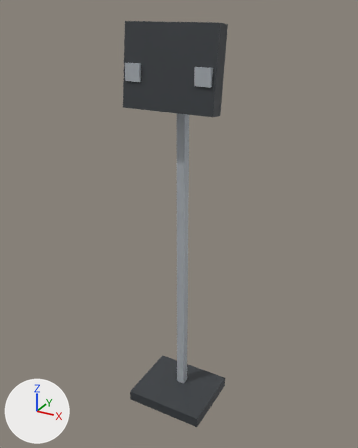
Two versions of the glTF model prototype/public/company-assets/device-collection/fill-light-panel/v1/model.glb, one commit apart.
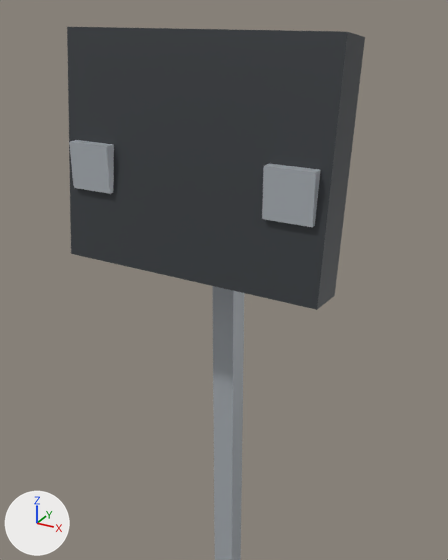
Each version appears first whole from a 50 mm lens placed at (1.021, -1.851, 1.928), pointed at (-0.009, 0.022, 0.991), and next in a close-up from a 50 mm lens placed at (0.456, -0.805, 1.898), pointed at (0.052, -0.071, 1.531). Lighting does not change. The marker at lower left points along +X, +Y and +Z. The first two pictures are the older version. Where no turn or scale is listed for an object, it has been applied to the vertices.

Before the edit, the objects in view are built like this:
```python
me_mesh_1 = bpy.data.meshes.new('Mesh_1')
me_mesh_1.from_pydata(...)  # a box spanning x -0.02..0.02, y -0.02..0.02, z -0.82..0.82
me_mesh_1.materials.append(mat_material_1)  # grey #b1b7bd
me_mesh_3 = bpy.data.meshes.new('Mesh_3')
me_mesh_3.from_pydata(...)  # 8 vertices, 12 faces; spans x -0.21..0.21, y -0.055..0.055, z -0.173..0.173
me_mesh_3.materials.append(mat_material_0)  # dark grey #3d4145
me_mesh_5 = bpy.data.meshes.new('Mesh_5')
me_mesh_5.from_pydata(...)  # a box spanning x -0.035..0.035, y -0.05..0.05, z -0.035..0.035
me_mesh_5.materials.append(mat_material_1)  # grey #b1b7bd
me_mesh_6 = bpy.data.meshes.new('Mesh_6')
me_mesh_6.from_pydata(...)  # a box spanning x -0.035..0.035, y -0.05..0.05, z -0.035..0.035
me_mesh_6.materials.append(mat_material_1)  # grey #b1b7bd
ob_hinge_left = bpy.data.objects.new('hinge-left', me_mesh_5)
ob_hinge_left.location = (-0.16, -0.05, 1.68)
ob_hinge_right = bpy.data.objects.new('hinge-right', me_mesh_6)
ob_hinge_right.location = (0.16, -0.05, 1.68)
ob_panel_arm = bpy.data.objects.new('panel-arm', me_mesh_1)
ob_panel_arm.location = (0.0, 0.04, 0.82)
ob_panel_shield = bpy.data.objects.new('panel-shield', me_mesh_3)
ob_panel_shield.location = (0.0, -0.05, 1.7)
```
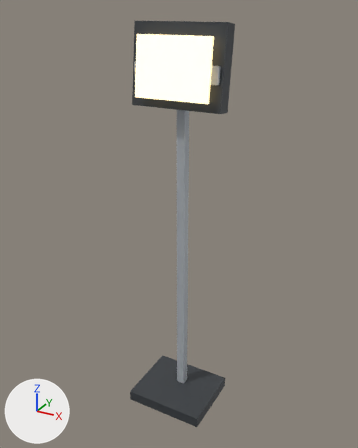
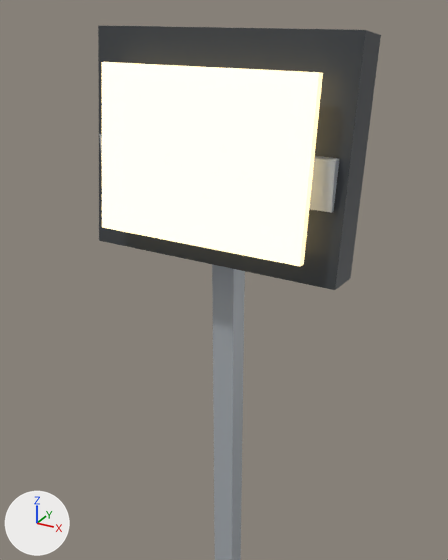
What the commit changed:
Object 'panel-shield' (ob_panel_shield) moves from (0.0, -0.05, 1.7) to (0.0, 0.02, 1.7).
Object 'hinge-left' (ob_hinge_left) moves from (-0.16, -0.05, 1.68) to (-0.16, 0.02, 1.68).
Object 'hinge-right' (ob_hinge_right) moves from (0.16, -0.05, 1.68) to (0.16, 0.02, 1.68).

Pixel boxes [x1, y1, x2, y2] of what changed, in the close-ups (448 x 560 px):
'panel-shield', moved
    before: [67, 27, 365, 310]
    after: [98, 26, 381, 290]
'hinge-right', moved
    before: [262, 163, 321, 227]
    after: [309, 156, 339, 213]
'hinge-left', moved (mostly hidden afterwards)
    before: [69, 140, 114, 194]
    after: [99, 134, 102, 160]
'diffuser-panel', unchanged, uncovered by the edit
    after: [102, 62, 323, 266]
